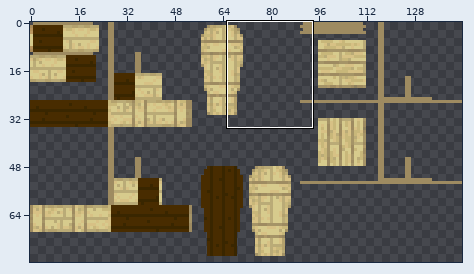
Two versions of one sprite sheet, src/main/resources/assets/ancientwarfare/textures/model/structure/coffin_2.png. The picture above shows the old version from afar; the outline marks the close-up.
Close-up. Old version:
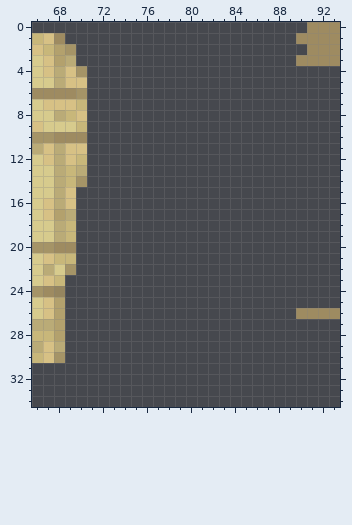
The file is 144x80 pixels. Colours within 5 levels of each other are drawn and written as one. Shown: x 66..93, y 0..34.
Once edited:
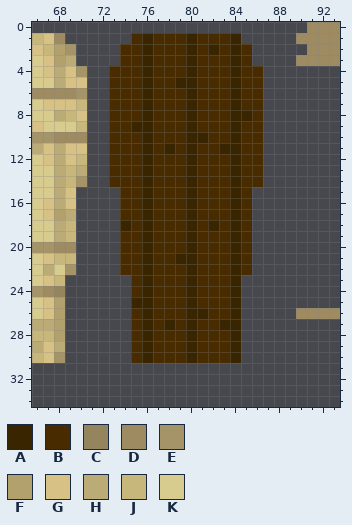
Palette (. is transparent): A #392600  B #482c00  C #95855f  D #9e8b61  E #a59467  F #b3a16d  G #d7c185  H #baab77  J #c8b77a  K #d7cb8d
Message: Added opening to the coffins and fixed saving/loading
Difference:
Changed rows in their new state; - is an unchanged pixel.
first column x 73:
 1 --BABBBABBBA--
 2 -BBABBBABABAB-
 3 -BBABBBABBBAB-
 4 BBBABBBABBBABB
 5 BBBABBAABBBABB
 6 BBBABBBABBBABB
 7 BBBABBBABBBABB
 8 BBBABBBABBBAAB
 9 BBAABBBABBBABB
10 BBBABBBAABBABB
11 BBBABABABBAABB
12 BBBABBBABBBABB
13 BBBABBBABBBABB
14 BBBABBBABBBABB
15 -BBABBBABBBAB-
16 -BBABBBABBBAB-
17 -BBABBBABBBAB-
18 -ABABBBABABAB-
19 -BBABBBABBBAB-
20 -BBABBBABBBAB-
21 -BBABBAABBBAB-
22 -BBABBBABBBAB-
23 --BABBBABBBA--
24 --BABBBABBBA--
25 --AABBBABBBA--
26 --BABBBAABBA--
27 --BABABABBAA--
28 --BABBBABBBA--
29 --BABBBABBBA--
30 --BABBBABBBA--
Where, in picture pixels (left, top, right, bottom), the same in both close-ups:
added: (109, 33, 263, 363)
